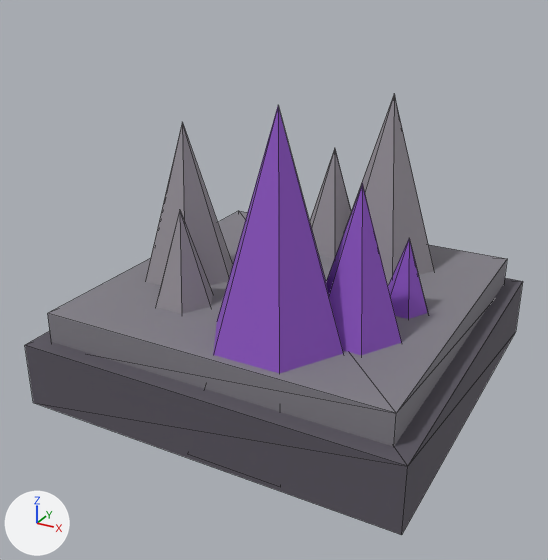
What one commit did to the glTF model models/obstacles/corrupted_rocks.glb.
Rendered twice from a 50 mm camera at (1.61, -3.16, 2.05) aimed at (-0.03, -0.17, 0.55). Every picture has the same lights, and +X, +Y and +Z are marked at lower left. The picture after the commit comes second. Mesh edges are drawn as thin lines. Vertices at exactly the same position are counted once.

Before the edit, the objects in view are built like this:
```python
me_corrupted_rocks = bpy.data.meshes.new('Corrupted Rocks')
me_corrupted_rocks.from_pydata(...)  # 73 vertices, 108 faces; spans x -0.96..0.95, y -0.95..0.95, z 0.0..1.49
# faces by material slot: [12, 12, 36, 48]
me_corrupted_rocks.materials.append(mat_basalt)  # dark grey #5b5761
me_corrupted_rocks.materials.append(mat_stone)  # grey #848189
me_corrupted_rocks.materials.append(mat_crystal)  # purple #8e55c4
me_corrupted_rocks.materials.append(mat_stone2)  # grey #979399
ob_corrupted_rocks = bpy.data.objects.new('Corrupted Rocks', me_corrupted_rocks)
ob_corrupted_rocks.location = (0.0, 0.0, 0.0)
```
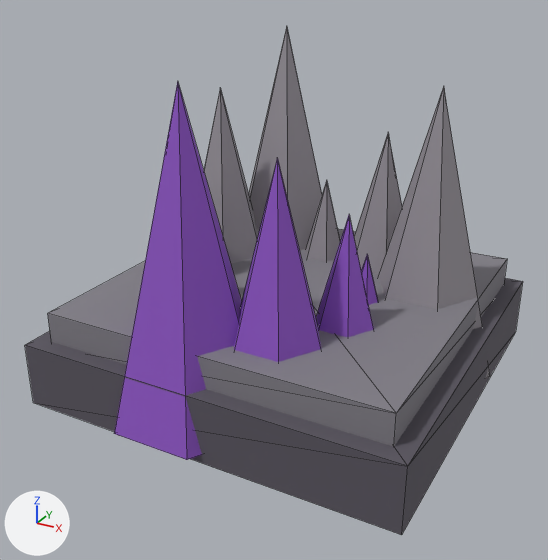
Where the change shows, as pixel boxes (x1, y1, x2, y2) in the pictures (548 x 560 px; the box of a moved part takes in the faces that stretch with it):
'Corrupted Rocks', reshaped (15% taller): before (25, 94, 523, 535); after (25, 27, 523, 535)
part 1 of me_corrupted_rocks, moved or reshaped: before (388, 239, 428, 319); after (361, 254, 378, 305)
part 2 of me_corrupted_rocks, added (purple): after (316, 215, 374, 337)
part 3 of me_corrupted_rocks, added (purple): after (234, 157, 321, 362)
part 4 of me_corrupted_rocks, added (purple): after (114, 82, 242, 460)
part 5 of me_corrupted_rocks, added: after (305, 180, 340, 262)
part 6 of me_corrupted_rocks, added: after (354, 134, 402, 274)
part 7 of me_corrupted_rocks, added: after (204, 88, 258, 263)
part 8 of me_corrupted_rocks, added: after (378, 87, 490, 378)
part 9 of me_corrupted_rocks, added: after (249, 27, 322, 251)
part 10 of me_corrupted_rocks, moved or reshaped (not visible afterwards): before (145, 94, 434, 374)

The change, as a diff of the scene's bpy script:
```diff
--- a/models/obstacles/corrupted_rocks.glb.py
+++ b/models/obstacles/corrupted_rocks.glb.py
@@ mat_soul @@
+mat_soul = principled_material('soul')
+mat_soul.base_color = (0.36, 0.12, 0.72)  # purple #a261dd
+mat_soul.metallic = 0.05
+mat_soul.roughness = 0.82
+mat_soul.emission_color = (0.25, 0.03, 0.65)  # purple #8930d3
+mat_soul.emission_strength = 1.0
@@ me_corrupted_rocks @@
 # used by ob_corrupted_rocks; location = (0.0, 0.0, 0.0)
-me_corrupted_rocks.from_pydata(...)  # 73 vertices, 108 faces; spans x -0.96..0.95, y -0.95..0.95, z 0.0..1.49
+me_corrupted_rocks.from_pydata(...)  # 145 vertices, 216 faces; spans x -0.95..0.97, y -1.01..0.98, z 0.0..1.66
+# me_corrupted_rocks part 1: the loose piece of 9 vertices spanning x 0.33..0.83, y -0.22..0.22, z 0.08..0.82 is scaled about its middle by (0.72, 0.72, 0.827), then moved by (-0.2, 0.0, -0.05)
+# me_corrupted_rocks part 2: a new loose piece, a 6-sided cone pointing to +z spanning x 0.14..0.65, y -0.5..-0.06, z 0.08..1.0, in mat_crystal (purple #8e55c4)
+# me_corrupted_rocks part 3: a new loose piece, a 6-sided cone pointing to +z spanning x -0.13..0.52, y -0.84..-0.28, z 0.06..1.28, in mat_crystal (purple #8e55c4)
+# me_corrupted_rocks part 4: a new loose piece, a 6-sided cone pointing to +z spanning x -0.59..0.2, y -1.01..-0.33, z 0.05..1.57, in mat_crystal (purple #8e55c4)
+# me_corrupted_rocks part 5: a new loose piece, a 6-sided cone pointing to +z spanning x -0.28..0.18, y 0.25..0.64, z 0.08..0.9, in mat_stone2 (grey #979399)
+# me_corrupted_rocks part 6: a new loose piece, a 6-sided cone pointing to +z spanning x -0.03..0.57, y 0.23..0.75, z 0.06..1.18, in mat_stone2 (grey #979399)
+# me_corrupted_rocks part 7: a new loose piece, a 6-sided cone pointing to +z spanning x -0.93..-0.23, y -0.06..0.54, z 0.05..1.38, in mat_stone2 (grey #979399)
+# me_corrupted_rocks part 8: a new loose piece, a 6-sided cone pointing to +z spanning x 0.22..0.97, y -0.04..0.61, z 0.05..1.47, in mat_stone2 (grey #979399)
+# me_corrupted_rocks part 9: a new loose piece, a 6-sided cone pointing to +z spanning x -0.81..0.03, y 0.25..0.98, z 0.04..1.66, in mat_stone2 (grey #979399)
+# me_corrupted_rocks part 10
+# 48 vertices are removed from x -0.96..0.83, y -0.95..0.88, z 0.01..1.49
+# 72 faces are deleted
+# 16 vertices are added at x -0.73..0.4, y -0.79..0.79, z 0.18
+# 16 new vertices lie (0.0, 0.0, 0.08) away from vertices in x -0.73..0.4, y -0.79..0.79, z 0.18
+# 48 new faces join them, mat_soul (purple #a261dd, glowing purple #8930d3)
+# other edits to the shape of me_corrupted_rocks do not show in these pictures
 me_corrupted_rocks.materials.append(mat_basalt)
@@ me_corrupted_rocks @@
 me_corrupted_rocks.materials.append(mat_stone2)
+me_corrupted_rocks.materials.append(mat_soul)  # purple #a261dd, glowing purple #8930d3
```
